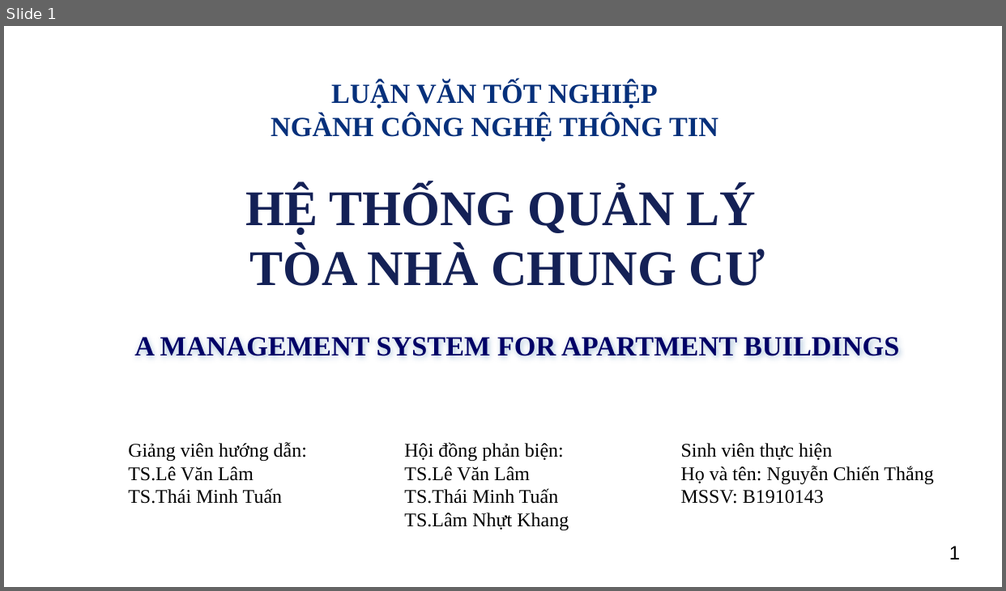
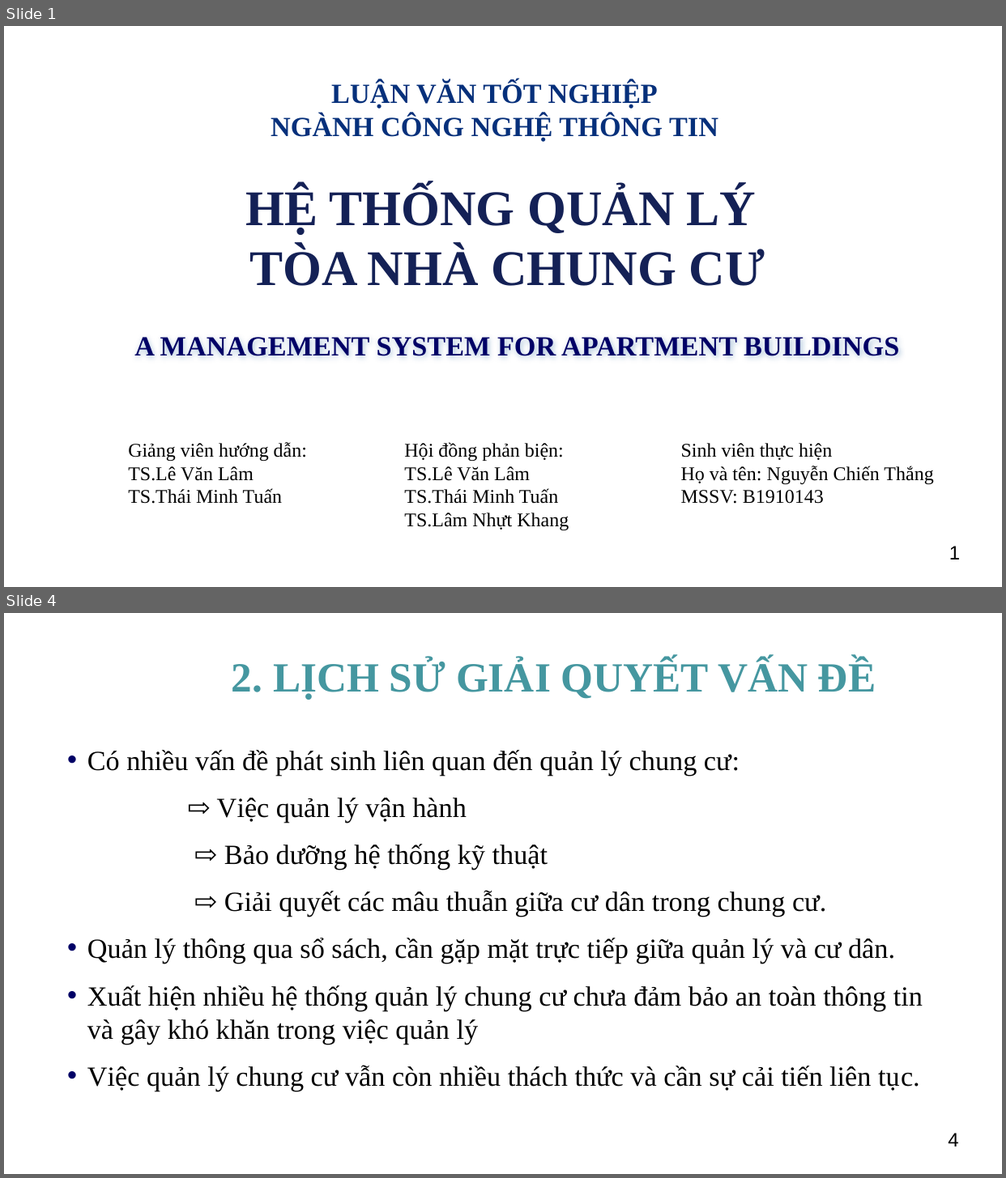
Before and after one commit to NguyenChienThangB1910143/QL_ChungCy, a slide deck: LCTN/B1910143_NguyenChienThang.pptx. Shown one above the other, each under a label of ours: slide 1 before the commit, slides 1 and 4 after it; the slides between them are not shown. The pictures are 1006x591 and 1006x1178 pixels, drawn with LibreOffice and Linux fonts; fonts in the diff are those of the drawing; background and template pictures are left out. Boxes give left, top, right and bottom in pixels: in the first picture for what was removed or moved away, otherwise in the second. Text is boxed around its words. In the diff, an @@ line names an element or a change of style, - is before the commit and + after.

```diff
--- a/LCTN/B1910143_NguyenChienThang.pptx
+++ b/LCTN/B1910143_NguyenChienThang.pptx
@@ slide 4 added at [4,613,1002,1174], background picture (left out) @@
@@ title added at [232,659,876,700], 30 pt, text #4597A0, bold @@
+2. LỊCH SỬ GIẢI QUYẾT VẤN ĐỀ
@@ text added at [87,750,923,1092], 20 pt, text #000000 @@
+• Có nhiều vấn đề phát sinh liên quan đến quản lý chung cư:
+⇨ Việc quản lý vận hành
+⇨ Bảo dưỡng hệ thống kỹ thuật
+⇨ Giải quyết các mâu thuẫn giữa cư dân trong chung cư.
+• Quản lý thông qua sổ sách, cần gặp mặt trực tiếp giữa quản lý và cư dân.
+• Xuất hiện nhiều hệ thống quản lý chung cư chưa đảm bảo an toàn thông tin và gây khó khăn trong việc quản lý
+• Việc quản lý chung cư vẫn còn nhiều thách thức và cần sự cải tiến liên tục.
@@ page number added at [948,1133,958,1147], 14 pt, text #000000 @@
+4
```
Also in this commit, not shown: 10 slides changed, 14 other files.
